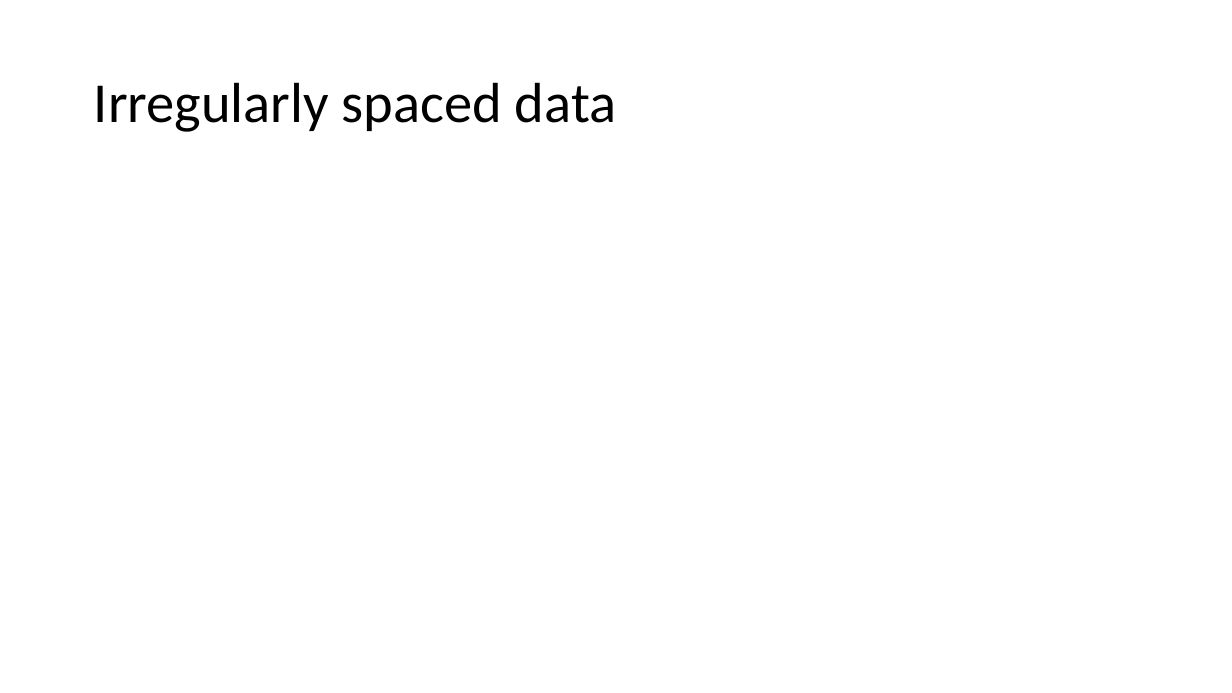
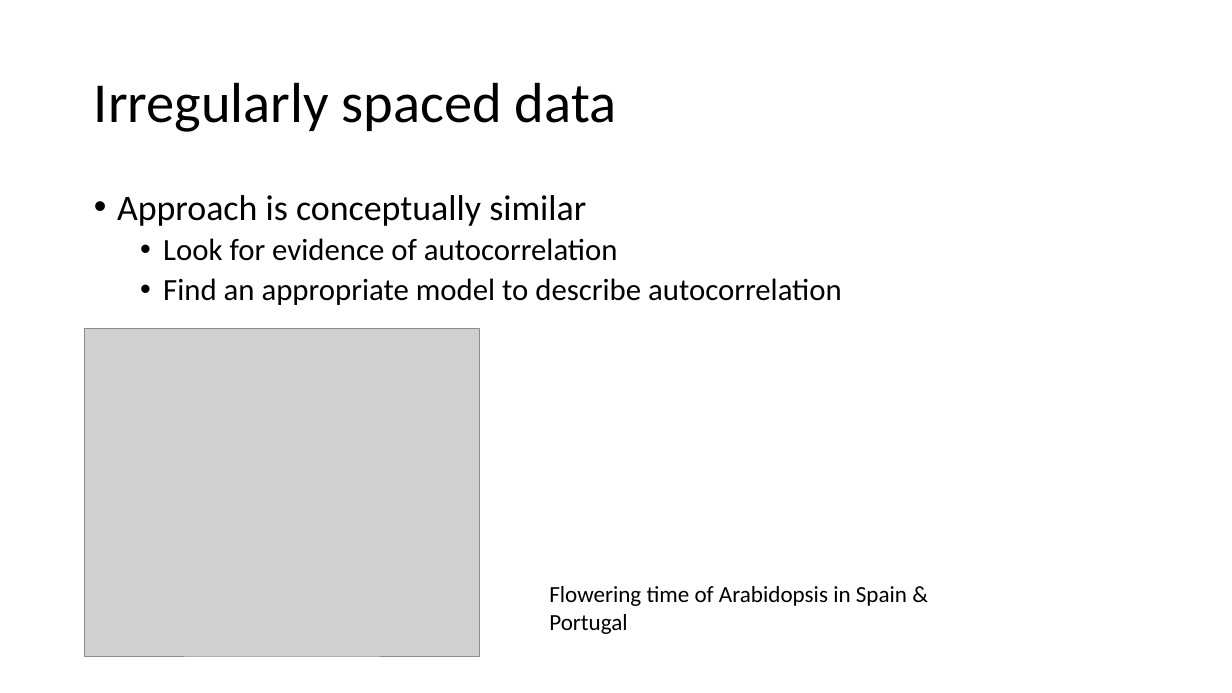
Before and after one commit to weverkaj/GLM-seminar, a slide deck: slide 8 of gls_presentation.pptx. Drawn at 1232x693 pixels with LibreOffice and Linux fonts; fonts in the diff are those of the drawing; grey boxes stand for pictures. Boxes give left, top, right and bottom in pixels: in the first picture for what was removed or moved away, otherwise in the second. Text is boxed around its words. In the diff, an @@ line names an element or a change of style, - is before the commit and + after.

```diff
--- a/gls_presentation.pptx
+++ b/gls_presentation.pptx
@@ text added at [117,195,842,305], 24 pt, text #000000 @@
+• Approach is conceptually similar
+  • Look for evidence of autocorrelation
+  • Find an appropriate model to describe autocorrelation
@@ picture added at [85,329,480,656] @@
@@ text added at [549,586,907,634], 18 pt, text #000000 @@
+Flowering time of Arabidopsis in Spain & Portugal
```
Also in this commit, not shown: 3 other slides changed, 5 slides added, 2 other files.
